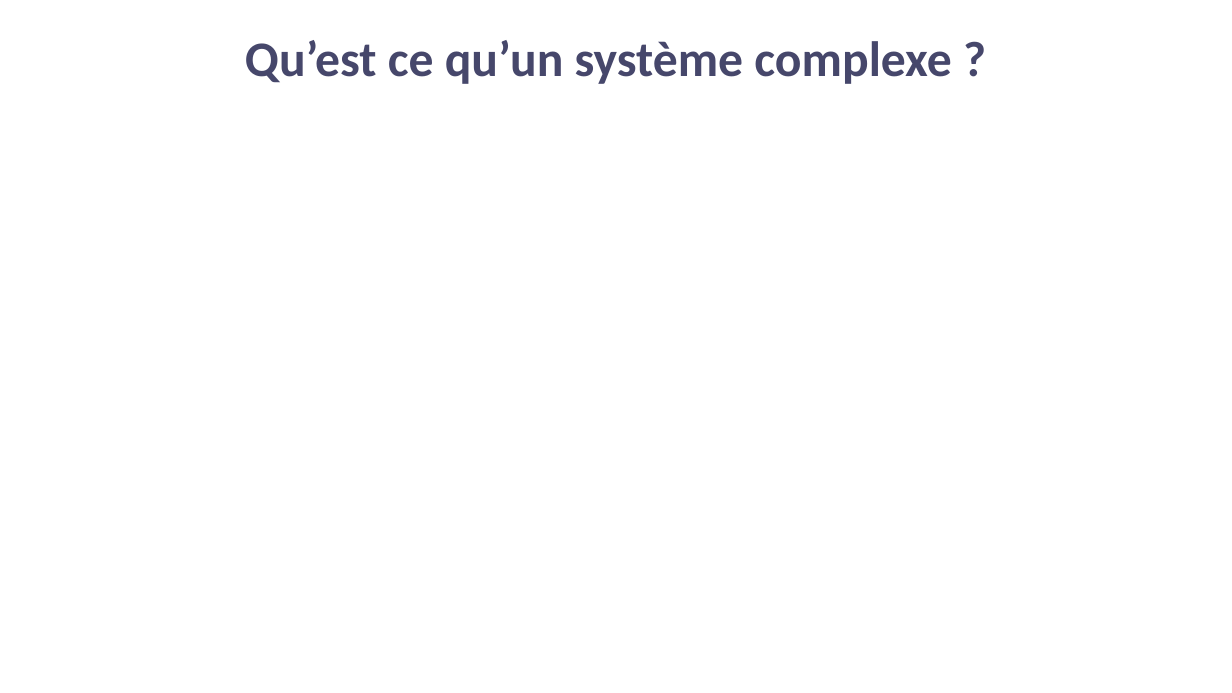
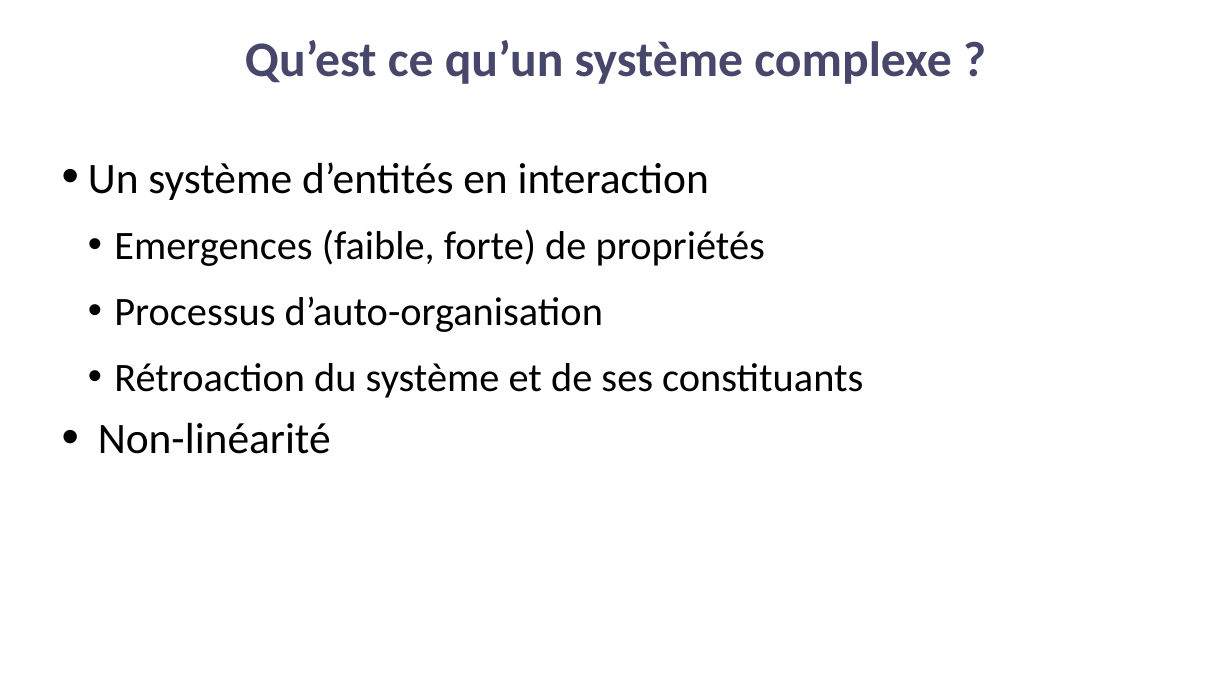
Before and after one commit to covprehension/communications, a slide deck: slide 3 of jdev2020/chapitre2_modelesyscomplexe.odp. Drawn at 1232x693 pixels with LibreOffice and Linux fonts; fonts in the diff are those of the drawing; background and template pictures are left out. Boxes give left, top, right and bottom in pixels: in the first picture for what was removed or moved away, otherwise in the second. Text is boxed around its words. In the diff, an @@ line names an element or a change of style, - is before the commit and + after.

```diff
--- a/jdev2020/chapitre2_modelesyscomplexe.odp
+++ b/jdev2020/chapitre2_modelesyscomplexe.odp
@@ text added at <box>88,162,863,398</box>, 26 pt, text #000000 @@
+• Un système d’entités en interaction
+  • Emergences (faible, forte) de propriétés
+  • Processus d’auto-organisation
+  • Rétroaction du système et de ses constituants
+• Non-linéarité
```
Also in this commit, not shown: 2 other slides changed, 1 slide added, 1 other file.
